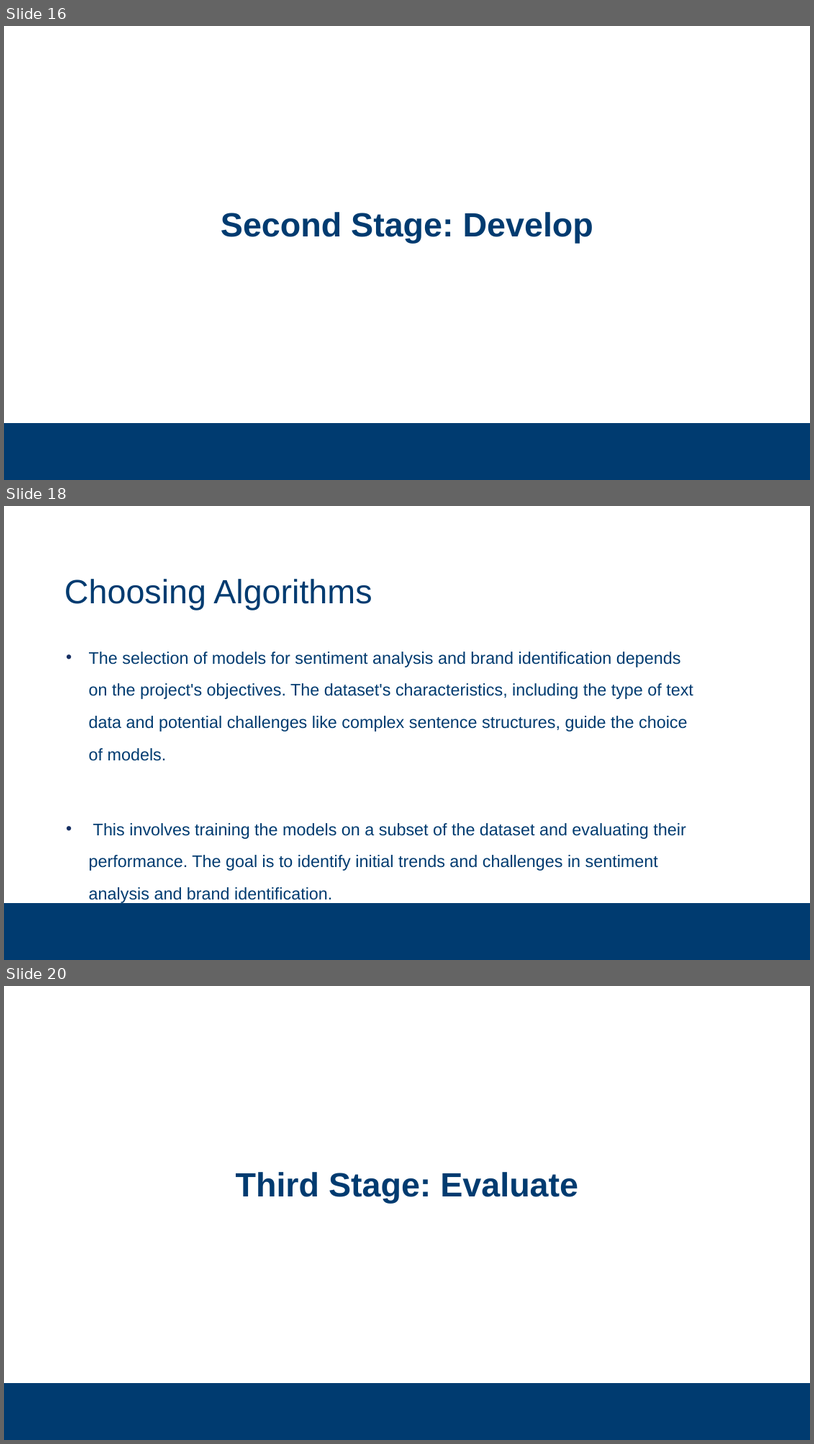
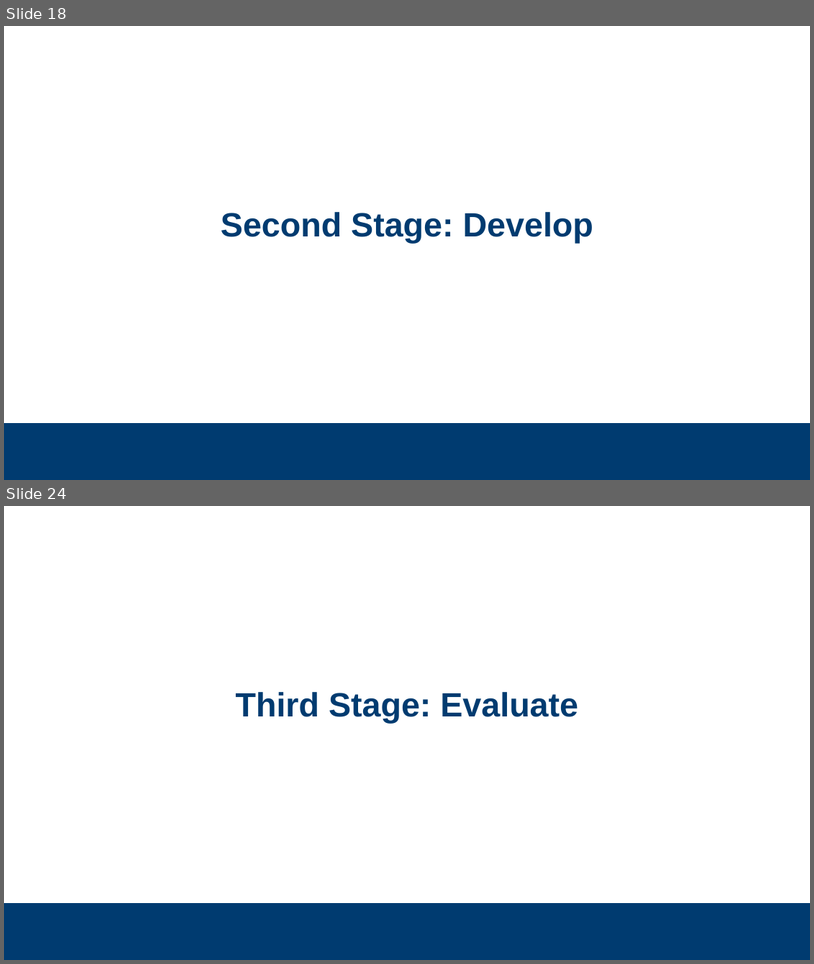
Before and after one commit to subsystem3/project, a slide deck: Final-Project-Team-2.pptx. Shown one above the other, each under a label of ours: slides 16, 18 and 20 before the commit, slides 18 and 24 after it; the slides between them are not shown. The pictures are 814x1444 and 814x964 pixels, drawn with LibreOffice and Linux fonts; fonts in the diff are those of the drawing; background and template pictures are left out. Boxes give left, top, right and bottom in pixels: in the first picture for what was removed or moved away, otherwise in the second. Text is boxed around its words. In the diff, an @@ line names an element or a change of style, - is before the commit and + after.

```diff
--- a/Final-Project-Team-2.pptx
+++ b/Final-Project-Team-2.pptx
@@ slide 18 removed at (x1=4, y1=506, x2=810, y2=960), background #FFFFFF; not listed: 1 template element that a slide beside it also shows @@
@@ title removed at (x1=64, y1=579, x2=372, y2=610) @@
-Choosing Algorithms
@@ text removed at (x1=89, y1=651, x2=694, y2=870) @@
-  • The selection of models for sentiment analysis and brand identification depends on the project's objectives. The dataset's characteristics, including the type of text data and potential challenges like complex sentence structures, guide the choice of models.
-  • This involves training the models on a subset of the dataset and evaluating their performance. The goal is to identify initial trends and challenges in sentiment analysis and brand identification.
@@ what was slide 16 is now slide 18 @@
@@ what was slide 20 is now slide 24 @@
```
Also in this commit, not shown: 11 slides changed, 14 slides added, 8 other slides removed.
